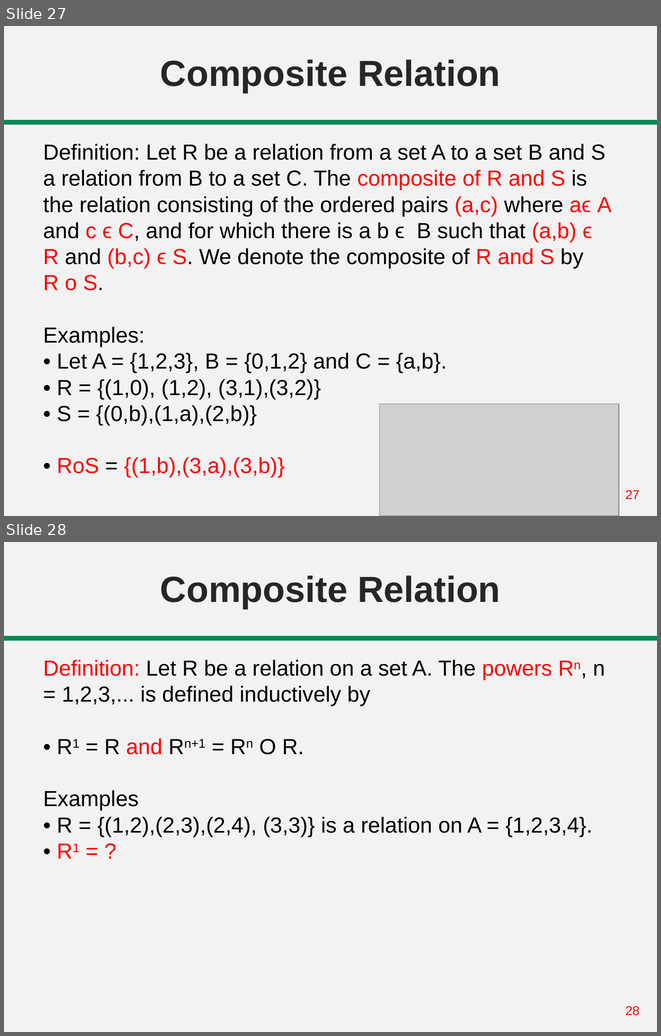
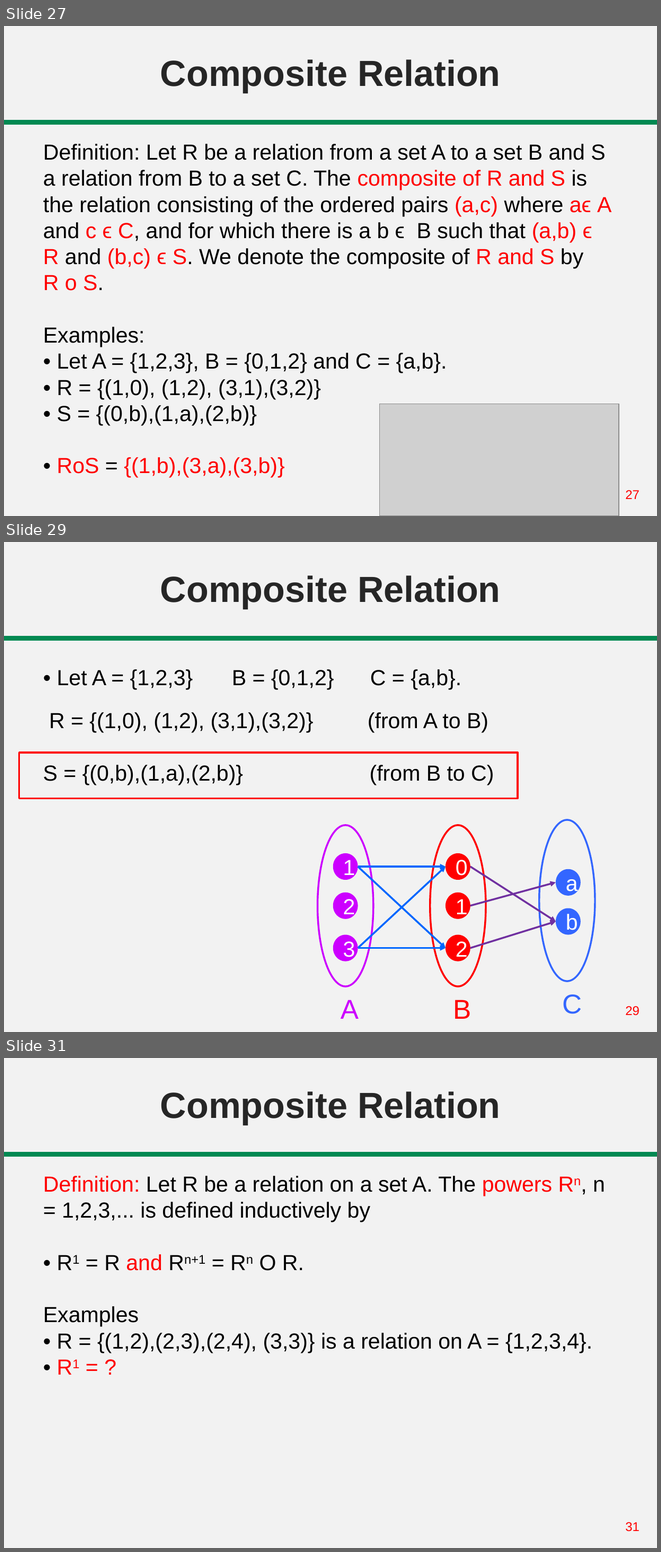
Before and after one commit to abrarhasan3/Green-Uni-All-Academic-Content, a slide deck: CSE 101 Discrete Mathematics/Lecture 15-16 Relation.pptx. Shown one above the other, each under a label of ours: slides 27 and 28 before the commit, slides 27, 29 and 31 after it; the slides between them are not shown. The pictures are 661x1036 and 661x1552 pixels, drawn with LibreOffice and Linux fonts; fonts in the diff are those of the drawing; grey boxes stand for pictures. Boxes give left, top, right and bottom in pixels: in the first picture for what was removed or moved away, otherwise in the second. Text is boxed around its words. In the diff, an @@ line names an element or a change of style, - is before the commit and + after.

Commit message:
Added ML

```diff
--- a/CSE 101 Discrete Mathematics/Lecture 15-16 Relation.pptx
+++ b/CSE 101 Discrete Mathematics/Lecture 15-16 Relation.pptx
@@ slide 29 added at <box>4,542,657,1032</box>, background #F2F2F2; not listed: 2 template elements that a slide beside it also shows @@
@@ title added at <box>160,575,501,609</box>, 40 pt, text #262626, bold @@
+Composite Relation
@@ text added at <box>57,669,193,689</box>, 24 pt, text #000000 @@
+• Let A = {1,2,3}
@@ text added at <box>232,669,334,689</box>, 24 pt, text #000000 @@
+B = {0,1,2}
@@ text added at <box>370,669,461,689</box>, 24 pt, text #000000 @@
+C = {a,b}.
@@ text added at <box>43,712,494,785</box>, 24 pt, text #000000 @@
+R = {(1,0), (1,2), (3,1),(3,2)} (from A to B)
+S = {(0,b),(1,a),(2,b)} (from B to C)
@@ rectangle added at <box>19,752,517,798</box>, outline #FF0000 2 pt @@
@@ ellipse added at <box>317,824,373,986</box>, outline #CC00FF 2 pt @@
@@ ellipse added at <box>430,824,485,986</box>, outline #FF0000 2 pt @@
@@ ellipse added at <box>539,820,595,981</box>, outline #3366FF 2 pt @@
@@ ellipse added at <box>333,853,358,880</box>, fill #CC00FF, 24 pt, text #FFFFFF @@
+1
@@ ellipse added at <box>445,853,470,880</box>, fill #FF0000, 24 pt, text #FFFFFF @@
+0
@@ arrow added from (358, 866) to (445, 866), #0066FF 2 pt @@
@@ arrow added from (358, 866) to (445, 947), #0066FF 2 pt @@
@@ arrow added from (358, 947) to (445, 866), #0066FF 2 pt @@
@@ arrow added from (470, 866) to (556, 921), #7030A0 2 pt @@
@@ ellipse added at <box>556,869,581,896</box>, fill #3366FF, 24 pt, text #FFFFFF @@
+a
@@ arrow added from (470, 906) to (556, 882), #7030A0 2 pt @@
@@ ellipse added at <box>333,892,358,919</box>, fill #CC00FF, 24 pt, text #FFFFFF @@
+2
@@ ellipse added at <box>445,892,470,919</box>, fill #FF0000, 24 pt, text #FFFFFF @@
+1
@@ arrow added from (470, 947) to (556, 921), #7030A0 2 pt @@
@@ ellipse added at <box>556,908,581,935</box>, fill #3366FF, 24 pt, text #FFFFFF @@
+b
@@ ellipse added at <box>333,934,358,961</box>, fill #CC00FF, 24 pt, text #FFFFFF @@
+3
@@ ellipse added at <box>445,934,470,961</box>, fill #FF0000, 24 pt, text #FFFFFF @@
+2
@@ arrow added from (358, 947) to (445, 947), #0066FF 2 pt @@
@@ text added at <box>341,999,359,1018</box>, 30 pt, text #CC00FF @@
+A
@@ text added at <box>453,999,471,1018</box>, 30 pt, text #FF0000 @@
+B
@@ text added at <box>562,994,582,1014</box>, 30 pt, text #3366FF @@
+C
@@ what was slide 28 is now slide 31 @@
@@ page number at <box>625,1522,639,1531</box>: text changed @@
-28
+31
```
Also in this commit, not shown: 1 slide changed, 2 other slides added.
